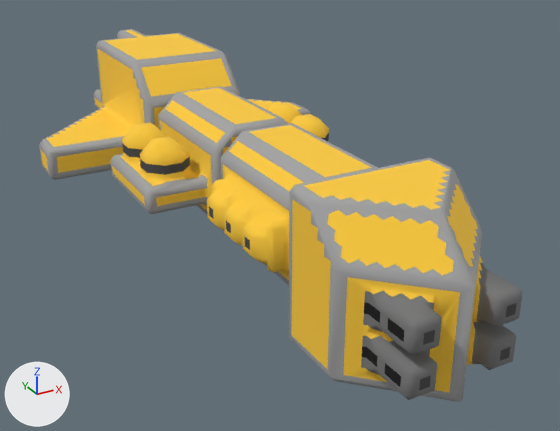
Renders of the OBJ model src/jsMain/resources/meshes/mechyrdia-3-vensca-class.obj from each side of a commit.
One viewpoint serves both versions: a camera (50 mm lens) standing at (-36.7, -76.0, 40.3) and looking at (2.8, -4.1, 4.3). The axes (+X, +Y, +Z) are drawn at lower left. The lights are the same throughout. Where no turn or scale is listed for an object, it has been applied to the vertices.

The first picture shows 'mechyrdia-3-vensca-class'.
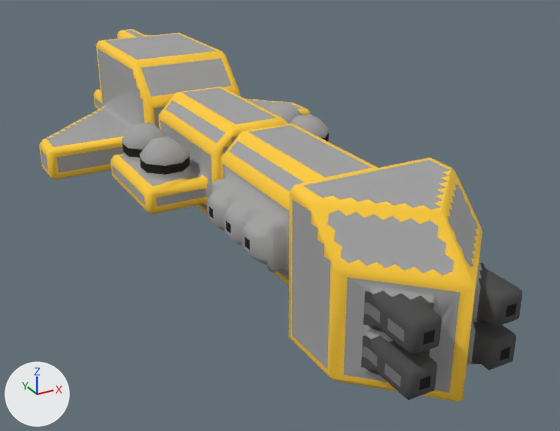
Where the change shows, as pixel boxes [x1, y1, x2, y2] in the pictures (560 x 431 px; the box of a moved part takes in the faces that stretch with it):
part 1 of me_mechyrdia_3_vensca_class, moved or reshaped: before [390, 184, 476, 343]; after [372, 172, 479, 343]
part 2 of me_mechyrdia_3_vensca_class, moved or reshaped: before [128, 127, 190, 183]; after [156, 127, 167, 137]
part 3 of me_mechyrdia_3_vensca_class, moved or reshaped (not visible afterwards): before [227, 60, 239, 92]
part 4 of me_mechyrdia_3_vensca_class, added: after [299, 119, 329, 133]
part 5 of me_mechyrdia_3_vensca_class, surface changed: [39, 29, 522, 402] in both

Diff of the bpy script that builds the scene:
```diff
--- a/src/jsMain/resources/meshes/mechyrdia-3-vensca-class.obj.py
+++ b/src/jsMain/resources/meshes/mechyrdia-3-vensca-class.obj.py
@@ me_mechyrdia_3_vensca_class @@
 # used by ob_mechyrdia_3_vensca_class; location = (0.0, 0.0, 0.0)
-me_mechyrdia_3_vensca_class.from_pydata(...)  # 2030 vertices, 3744 faces; spans x -18.5..18.5, y -39.0..39.0, z 0.0..19.0
+me_mechyrdia_3_vensca_class.from_pydata(...)  # 2033 vertices, 3753 faces; spans x -18.5..18.5, y -39.0..39.0, z 0.0..19.0
+# me_mechyrdia_3_vensca_class part 1: 1 vertex moved from x -4.0, y -35.3, z 7.2 to x -3.7, y -35.5, z 7.2; 4 vertices removed from x -4.0..5.8, y -36.3..-29.5, z 3.7..16.2; 6 vertices added at x -5.0..7.5, y -36.5..-29.5, z 3.5..16.2
+# me_mechyrdia_3_vensca_class part 2: 1 vertex moved from x -7.0, y 5.0, z 12.5 to x -7.5, y 4.5, z 12.5; 3 vertices removed from x -11.0..-7.5, y -1.5..5.0, z 10.5..13.5; 1 vertex added at x -11.0, y 8.0, z 12.5
+# me_mechyrdia_3_vensca_class part 3: 2 vertices removed from x 6.5..14.5, y 16.5..23.5, z 9.5..17.5; 1 vertex added at x 12.5, y 25.5, z 9.5
+# me_mechyrdia_3_vensca_class part 4: 2 vertices added at x 8.0..11.0, y -1.0, z 12.5..13.5
+# me_mechyrdia_3_vensca_class part 5: 3301 kept faces spanning x -18.5..18.5, y -39.0..39.0, z 0.0..19.0 get new texture (UV) coordinates
 me_mechyrdia_3_vensca_class.materials.append(mat_mechyrdia_3_vensca_class)
```
